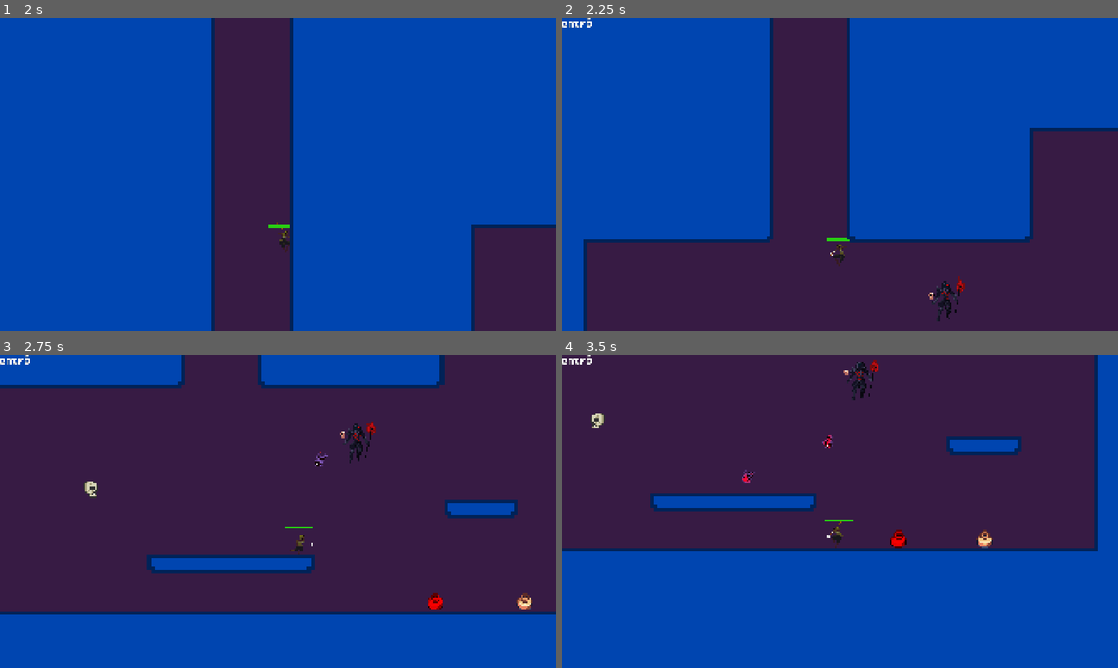
Above: before the commit, frames 1-4 (two rows, left to right).
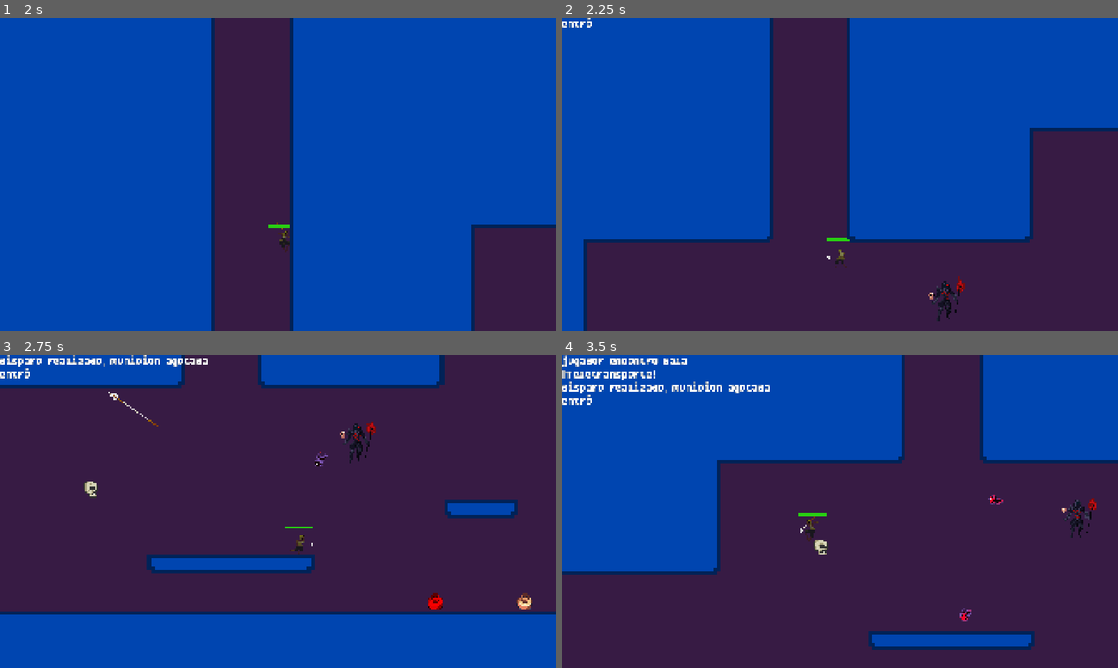
Above: after the commit, the same moments.

Repository: LastMarraketa/ChargerFeat
Game: Godot game, scene res://ui/main_menu.tscn
Same seed, same stepped clock (60 frames per second), same inputs: the game is played once before the commit and once after it. The engine's default icon, where the game draws it, is replaced by a stand-in: a white triangle on a blue panel in a dark square.
Inputs (mouse positions are in pixels of both pictures, inside the frame that each line leads up to):
- Up to frame 1 (2 s): click "Play Demo" at 0.5 s; move the mouse to (400, 158) at 1.27 s; press the mouse at (400, 158) at 1.28 s; hold D (move_right) from 1.28 s (still down); tap Space (jump) at 1.52 s; right-click (400, 158) at 1.55 s
- Up to frame 2 (2.25 s): keep holding D (move_right); move the mouse to (728, 190) at 2.02 s; release the mouse at (728, 190) at 2.03 s; right-click (728, 190) at 2.1 s; click (728, 190) at 2.17 s
- Up to frame 3 (2.75 s): keep holding D (move_right); tap Space (jump) at 2.27 s; tap Q (fire, bound only before the commit) at 2.3 s
- Up to frame 4 (3.5 s): move the mouse to (895, 442) at 2.77 s; release D (move_right) at 2.78 s; press the mouse at (895, 442) at 2.78 s; hold A (move_left) from 2.78 s (still down); tap Q (fire, bound only before the commit) at 2.85 s

Frame 1 is identical in both runs. In frame 2, 0.1% of the frame differs, in the area x 47-52%, y 72-80%; in frame 3, 0.7%; in frame 4, 75%, in the area x 0-100%, y 0-100%.

Commit message:
ataque dash y bala
mejora al sistema de lanza, y se agrego al personaje Dash attack (time to kill)

falta agregar la logica de daño a este ataque (se realiza con "E" )

Diff:
--- a/player/bullet.gd
+++ b/player/bullet.gd
@@ -10,9 +10,16 @@
 @onready var ray_cast_2d: RayCast2D = $RayCast2D
 @onready var mark: Marker2D = $Marker2D
 @onready var bullet_timer = $Timer
+@onready var timerdeteccion: Timer = $timerdeteccion
 
 
-@export var speed: float = 2000.0 #velocidad de la bala
+#por mientras+
+@onready var deteccion: Area2D = $deteccion
+var player_in_range: bool = false
+
+
+
+@export var speed: float = 1000.0 #velocidad de la bala
 var esta_pegado: bool = false  #variable de si esta pegado a algo, por defecto es falso
 
 func _ready() -> void:
@@ -23,8 +30,8 @@
 	#por eso se establece como desactivado
 	$StaticBody2D/CollisionShape2D.disabled = true
 	bullet_timer.timeout.connect(on_timer_reached)
-
-
+	deteccion.body_entered.connect(_on_player_detected)
+	timerdeteccion.timeout.connect(_tiempo_de_gracia)
 
 func _physics_process(delta: float) -> void:
 
@@ -37,6 +44,17 @@
 		var objeto = $RayCast2D.get_collider()
 		_pegarse(objeto)
 		ray_cast_2d.enabled = false
+
+var t_gracia: bool = false
+
+func _tiempo_de_gracia() -> void:
+		t_gracia =true
+
+
+func _on_player_detected(body: Node2D) -> void:
+	if body is Player and t_gracia == true:
+		Debug.log("jugador encontro bala")
+		queue_free()
 
 func _on_body_entered(body:Node2D)->void:
 	if body is Player or esta_pegado:
--- a/player/bullet.tscn
+++ b/player/bullet.tscn
@@ -14,6 +14,9 @@
 radius = 2.6807613
 height = 18.497902
 
+[sub_resource type="CircleShape2D" id="CircleShape2D_boyjm"]
+radius = 32.614433
+
 [node name="Bullet" type="Area2D" unique_id=1444335018]
 scale = Vector2(4.476344, -0.54060185)
 collision_layer = 8
@@ -26,7 +29,7 @@
 texture = ExtResource("2_j40gx")
 
 [node name="Timer" type="Timer" parent="." unique_id=1545028940]
-wait_time = 0.09
+wait_time = 1.1669999999999998
 one_shot = true
 autostart = true
 
@@ -69,3 +72,13 @@
 
 [node name="CollisionShape2D" type="CollisionShape2D" parent="HitboxComponent" unique_id=1625389967]
 shape = SubResource("CapsuleShape2D_42du2")
+
+[node name="deteccion" type="Area2D" parent="." unique_id=184515521]
+
+[node name="CollisionShape2D" type="CollisionShape2D" parent="deteccion" unique_id=1162525545]
+position = Vector2(1.3403795, -1.8497901)
+shape = SubResource("CircleShape2D_boyjm")
+
+[node name="timerdeteccion" type="Timer" parent="." unique_id=112319981]
+wait_time = 0.288
+autostart = true
--- a/player/movement.tres
+++ b/player/movement.tres
@@ -40,4 +40,4 @@
 states/run/node = SubResource("AnimationNodeAnimation_hqtel")
 states/run/position = Vector2(513.60004, 105.399994)
 transitions = ["run", "idle", SubResource("AnimationNodeStateMachineTransition_2hs0m"), "idle", "run", SubResource("Ani …(484 unchanged characters)…
-graph_offset = Vector2(-99.98504, -330.16833)
+graph_offset = Vector2(-99.98504, -27.3991)
--- a/player/player.gd
+++ b/player/player.gd
@@ -20,7 +20,7 @@
 @export var impact_threshold = 1400
 @export var melee_attack_scene: PackedScene # <-- Asigna aquí la escena del SLASH
 var is_attacking_melee: bool = false        # <-- Nueva variable de control visual para SLASH
-
+var is_dashing_to_kill: bool = false   #variable para manejar el dash poderoso
 #esta instancia es la raiz del sistema de disparo
 #se usa en la funcion fire(), la cual instancia el nodo bullet (la bala) en esta escena
 #crea una copia denominada bala_viva, a la cual se le aplican las acciones de teleportar y disparar
@@ -205,6 +205,8 @@
 #esta es la accion de ataque slash
 	if Input.is_action_just_pressed("slash") and not is_attacking_melee:
 		_execute_melee_attack()
+	if Input.is_action_just_pressed("dash_to_kill") and not is_attacking_melee:
+		_execute_dash_attack()
 	if Input.is_action_just_pressed("toggle_shield") and not shield_active and not shield_cooldown:
 		_activate_shield()
 	if move_input and not is_attacking_melee:
@@ -250,7 +252,10 @@
 	ammo=false
 
 	Debug.log("disparo realizado, municion agotada")
-
+#################################################################################
+#################################################################################
+#################################################################################
+#################################################################################
 #################################################################################
 #################################################################################
 #################################################################################
@@ -286,10 +291,18 @@
 #################################################################################
 #################################################################################
 #################################################################################
-
-
-
-
+#################################################################################
+#################################################################################
+#################################################################################
+#SISTEMA DE DASH_ATTACK (ataque melee) la funcion que llama al melee atack
+func _execute_dash_attack() -> void:
+	is_dashing_to_kill = true
+	var mouse_dir = global_position.direction_to(get_global_mouse_position())
+	velocity = mouse_dir * 5000
+#################################################################################
+#################################################################################
+#################################################################################
+#################################################################################
 func _on_health_changed(value: int) -> void:
 	health_bar.value = value
 
--- a/player/player.tscn
+++ b/player/player.tscn
@@ -435,20 +435,24 @@
 &"run": SubResource("Animation_1jxqw")
 }
 
+[sub_resource type="AnimationNodeTimeScale" id="AnimationNodeTimeScale_wodsf"]
+
 [sub_resource type="AnimationNodeAnimation" id="AnimationNodeAnimation_urp6f"]
 animation = &"fire"
 
 [sub_resource type="AnimationNodeOneShot" id="AnimationNodeOneShot_ivps1"]
 
 [sub_resource type="AnimationNodeBlendTree" id="AnimationNodeBlendTree_bwjto"]
-graph_offset = Vector2(-626.4473, 0)
+graph_offset = Vector2(-702.96063, 63.571045)
 nodes/movement/node = ExtResource("7_nvl01")
 nodes/movement/position = Vector2(-440, 60)
 nodes/fire/node = SubResource("AnimationNodeOneShot_ivps1")
 nodes/fire/position = Vector2(-80, 112)
 "nodes/fire animation/node" = SubResource("AnimationNodeAnimation_urp6f")
 "nodes/fire animation/position" = Vector2(-656, 448)
-node_connections = [&"output", 0, &"fire", &"fire", 0, &"movement", &"fire", 1, &"fire animation"]
+nodes/TimeScale/node = SubResource("AnimationNodeTimeScale_wodsf")
+nodes/TimeScale/position = Vector2(-352, 336)
+node_connections = [&"output", 0, &"fire", &"fire", 0, &"movement", &"fire", 1, &"TimeScale", &"TimeScale", 0, &"fire animation"]
 
 [sub_resource type="RectangleShape2D" id="RectangleShape2D_dw050"]
 size = Vector2(48, 86.5)
@@ -465,7 +469,6 @@
 script = ExtResource("1_onrkg")
 jump_speed = 500
 acceleration = 1000
-has_spear = false
 melee_attack_scene = ExtResource("2_wodsf")
 bullet_scene = ExtResource("2_n7ghd")
 
@@ -481,6 +484,7 @@
 parameters/fire/active = false
 parameters/fire/internal_active = false
 parameters/fire/request = 0
+parameters/TimeScale/scale = 2.0
 
 [node name="Pivot" type="Node2D" parent="." unique_id=906795973]
 
--- a/project.godot
+++ b/project.godot
@@ -74,7 +74,7 @@
 }
 fire={
 "deadzone": 0.2,
-"events": [Object(InputEventKey,"resource_local_to_scene":false,"resource_name":"","device":-1,"window_id":0,"alt_pressed":false,"shift_pressed":false,"ctrl_pressed":false,"meta_pressed":false,"pressed":false,"keycode":81,"physical_keycode":0,"key_label":0,"unicode":113,"location":0,"echo":false,"script":null)
+"events": [Object(InputEventMouseButton,"resource_local_to_scene":false,"resource_name":"","device":-1,"window_id":0,"alt_pressed":false,"shift_pressed":false,"ctrl_pressed":false,"meta_pressed":false,"button_mask":2,"position":Vector2(180, 9),"global_position":Vector2(192, 69),"factor":1.0,"button_index":2,"canceled":false,"pressed":true,"double_click":false,"script":null)
 ]
 }
 click={
@@ -99,7 +99,7 @@
 }
 secondary_fire={
 "deadzone": 0.2,
-"events": [Object(InputEventMouseButton,"resource_local_to_scene":false,"resource_name":"","device":-1,"window_id":0,"alt_pressed":false,"shift_pressed":false,"ctrl_pressed":false,"meta_pressed":false,"button_mask":2,"position":Vector2(271, 21),"global_position":Vector2(283, 81),"factor":1.0,"button_index":2,"canceled":false,"pressed":true,"double_click":false,"script":null)
+"events": [Object(InputEventKey,"resource_local_to_scene":false,"resource_name":"","device":-1,"window_id":0,"alt_pressed":false,"shift_pressed":false,"ctrl_pressed":false,"meta_pressed":false,"pressed":false,"keycode":81,"physical_keycode":0,"key_label":0,"unicode":113,"location":0,"echo":false,"script":null)
 ]
 }
 move_toward={
@@ -115,6 +115,11 @@
 slash={
 "deadzone": 0.2,
 "events": [Object(InputEventMouseButton,"resource_local_to_scene":false,"resource_name":"","device":-1,"window_id":0,"a …(258 unchanged characters)…
+]
+}
+dash_to_kill={
+"deadzone": 0.2,
+"events": [Object(InputEventKey,"resource_local_to_scene":false,"resource_name":"","device":-1,"window_id":0,"alt_pressed":false,"shift_pressed":false,"ctrl_pressed":false,"meta_pressed":false,"pressed":false,"keycode":0,"physical_keycode":69,"key_label":0,"unicode":101,"location":0,"echo":false,"script":null)
 ]
 }
 
